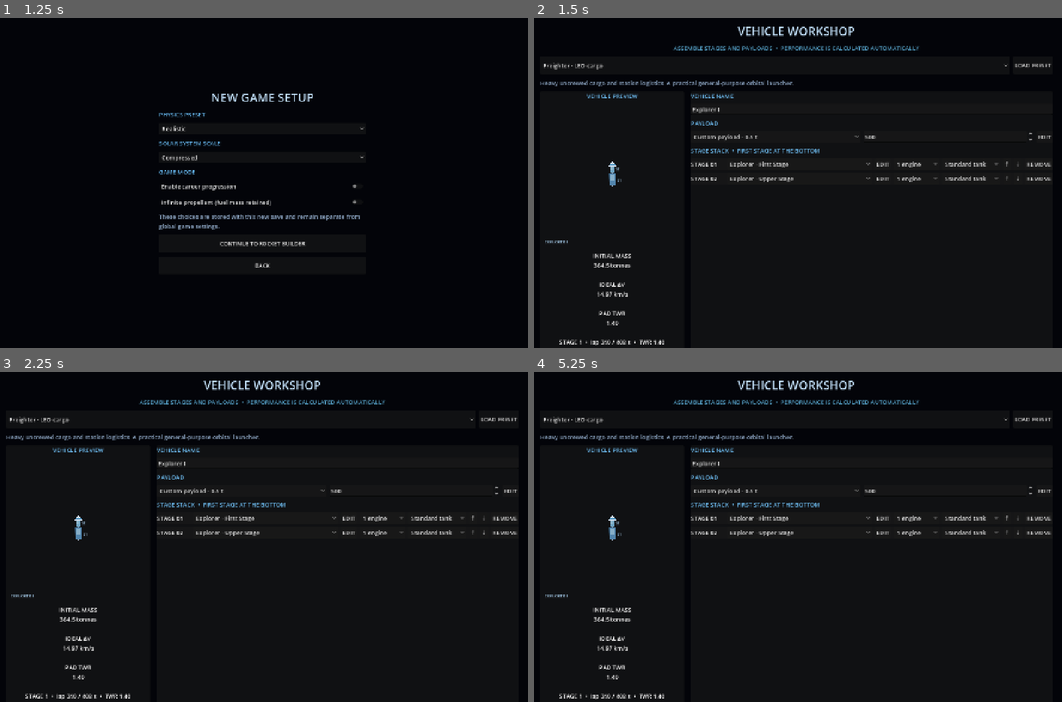
Above: before the commit, frames 1-4 (two rows, left to right).
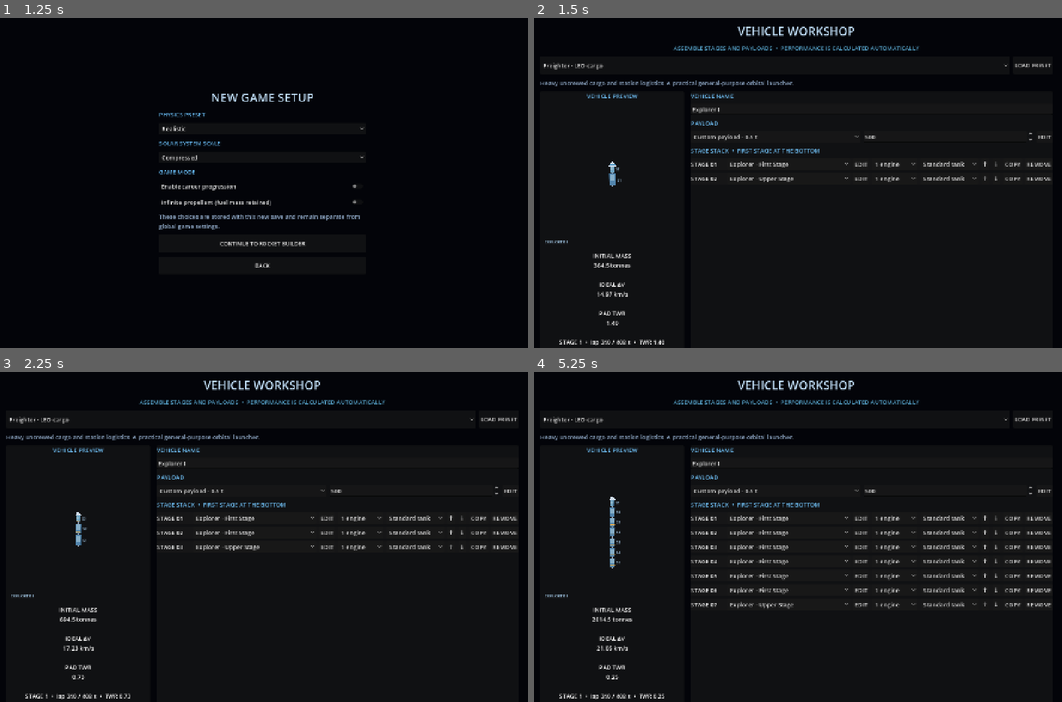
Above: after the commit, the same moments.

Repository: Blagos1195/Gravity-simulator
Game: Godot game, scene res://scenes/main.tscn
The game is run twice, just before and just after one commit, with the same random seed, the same clock (stepped at 60 frames per second) and the same inputs.
Inputs (mouse positions are in pixels of both pictures, inside the frame that each line leads up to):
- Up to frame 1 (1.25 s): click "NEW GAME" at 0.5 s
- Up to frame 2 (1.5 s): click "CONTINUE TO ROCKET BUILDER" at 1.25 s
- Up to frame 3 (2.25 s): click (480, 517) at 2 s, where only the run after the commit has a clickable "COPY"
- Up to frame 4 (5.25 s): click (1014, 533) at 2.75 s, where only the run after the commit has a clickable "COPY"; click (1014, 546) at 3.5 s, where only the run after the commit has a clickable "COPY"; click (1014, 560) at 4.25 s, where only the run after the commit has a clickable "COPY"; click (1014, 576) at 5 s, where only the run after the commit has a clickable "COPY"

Frame 1 is identical in both runs. In frame 2, 0.5% of the frame differs, in the area x 58-93%, y 43-50%; in frame 3, 1.2%; in frame 4, 2.8%, in the area x 10-98%, y 37-99%.

Commit message:
Add stage duplication to the workshop

Diff:
--- a/Gravity/scripts/main.gd
+++ b/Gravity/scripts/main.gd
@@ -549,6 +549,13 @@
 			_show_vehicle_editor()
 		)
 		stage_row.add_child(move_down_button)
+		var copy_button := Button.new()
+		copy_button.text = "COPY"
+		copy_button.tooltip_text = "Duplicate this stage with all of its custom settings."
+		copy_button.pressed.connect(func():
+			_duplicate_stage(stage_index)
+		)
+		stage_row.add_child(copy_button)
 		var remove_button := Button.new()
 		remove_button.text = "REMOVE"
 		remove_button.disabled = rocket_design["stages"].size() <= RocketDesign.MIN_STAGES
@@ -585,6 +592,14 @@
 	_add_button(actions, "LAUNCH VEHICLE", _launch_designed_vehicle)
 	_add_button(actions, "BACK", _show_new_game_setup)
 	_update_design_stats()
+
+
+func _duplicate_stage(stage_index: int) -> void:
+	if stage_index < 0 or stage_index >= rocket_design["stages"].size():
+		return
+	var duplicate: Dictionary = rocket_design["stages"][stage_index].duplicate(true)
+	rocket_design["stages"].insert(stage_index + 1, duplicate)
+	_show_vehicle_editor()
 
 
 func _show_payload_editor() -> void:
